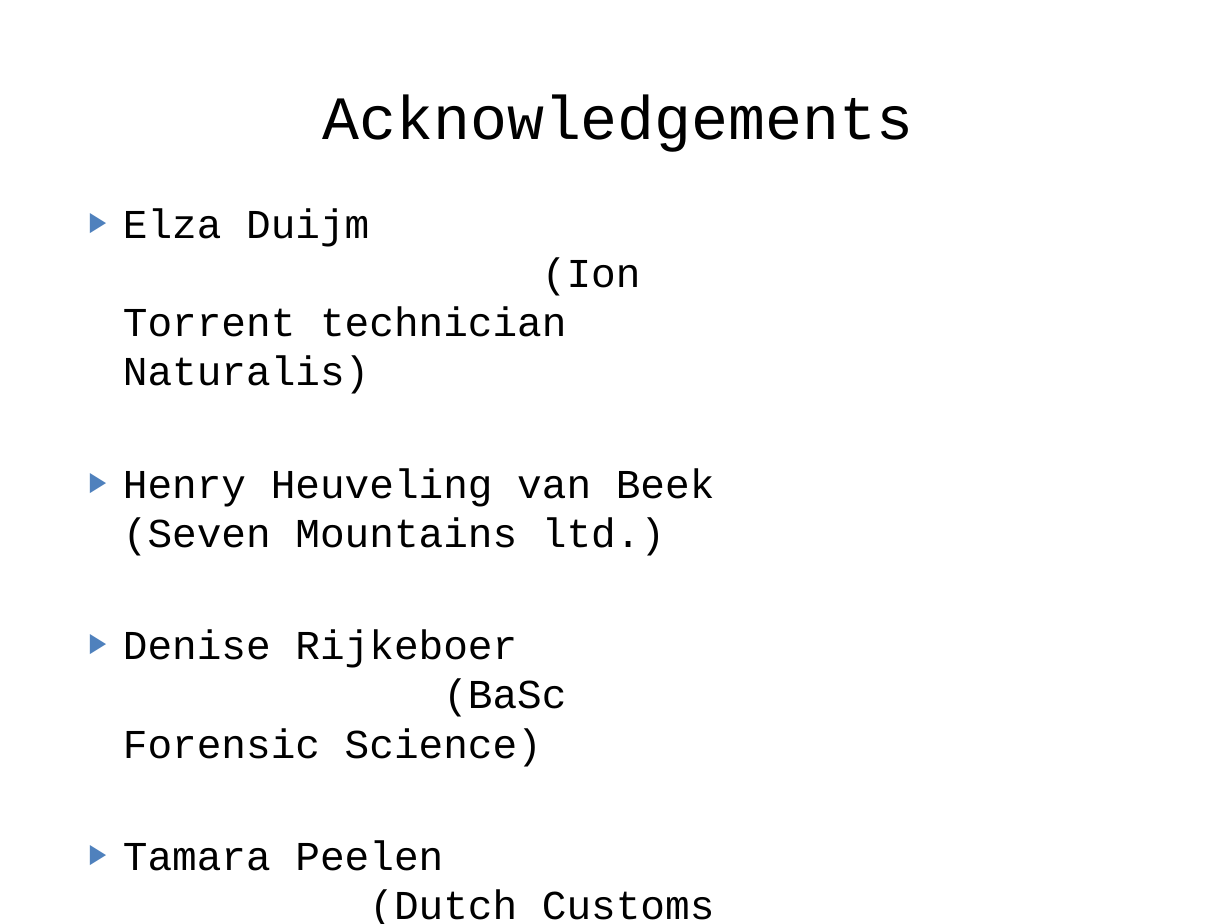
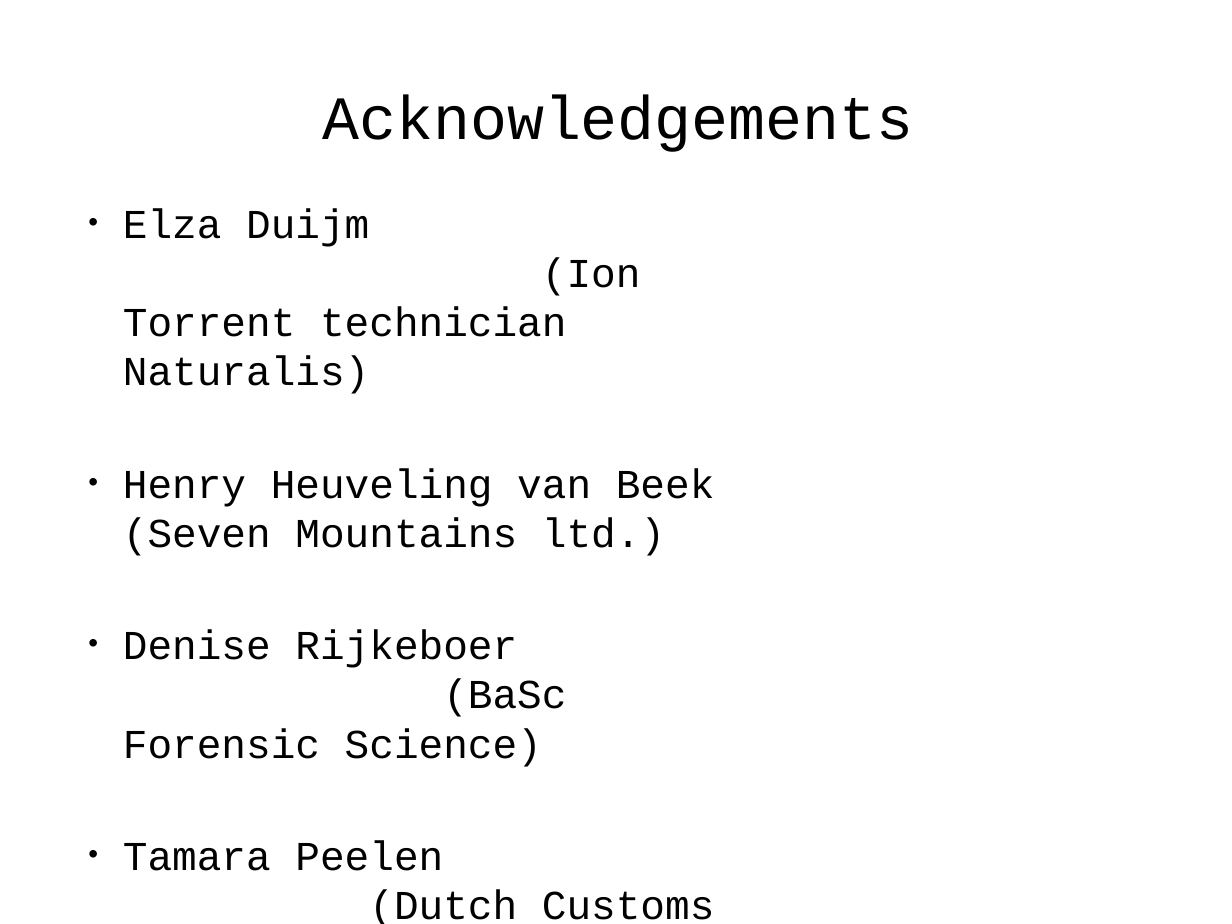
Before and after one commit to naturalis/HTS-barcode-checker, a slide deck: slide 19 of doc/Presentation.pptx. Drawn at 1232x924 pixels with LibreOffice and Linux fonts; fonts in the diff are those of the drawing. Boxes give left, top, right and bottom in pixels: in the first picture for what was removed or moved away, otherwise in the second. Text is boxed around its words. In the diff, an @@ line names an element or a change of style, - is before the commit and + after.

```diff
--- a/doc/Presentation.pptx
+++ b/doc/Presentation.pptx
@@ text "Elza Duijm (Ion Torrent technician ..." at (123, 208, 715, 924): bullet ▶ to • @@
```
Also in this commit, not shown: 4 other slides changed.
